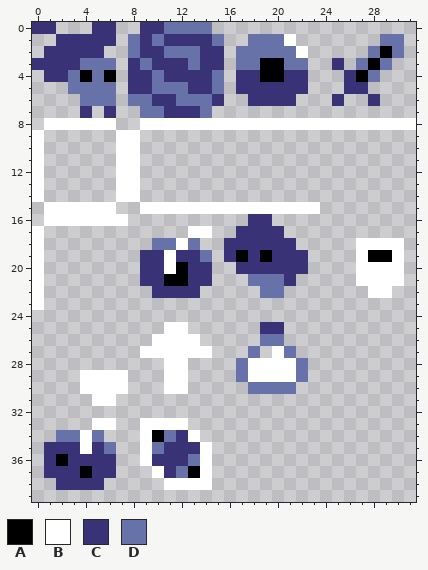
A pixel-art file gets an edit: Assets/sprites.ase. Above, as it was before the edit.
32x40 pixels, 1 frame.
Palette (. is transparent): A #000000  B #ffffff  C #3a3277  D #6772a9
Pixels before, first column x 0:
 0 CC...CC..CCDDDD.................
 1 ..CCCCC.DCDCCCCD..DDDB.......DD.
 2 .CCCCC..DCCDDDCC.DDDDDB.....DAD.
 3 CCCCDDD.CDCCCDCC.DDAADD..C.DAD..
 4 .CCDADA.CCDCCCCD.CCAACC...CAD...
 5 ...DDDD.CCDDDCCD.CCCCCC...CC....
 6 ....DDD.DDCCDDDC..CCCC...C..C...
 7 ....C.C..DDCCCD.................
 8 .BBBBBB..BBBBBBBBBBBBBBBBBBBBBBB
 9 B......BB.......................
10 B......BB.......................
11 B......BB.......................
12 B......BB.......................
13 B......BB.......................
14 B......BB.......................
15 .BBBBBB..BBBBBBBBBBBBBBB........
16 .BBBBBBB..........CC............
17 B............BB..CCCC...........
18 B.........DDBD..CCCCCC.....BBBB.
19 B........CCBCCD.CACACCC....BAAB.
20 B........CCBACC..CCCCCC....BBBB.
21 B........CCAACC...DDDC.....BBBB.
22 B.........CCCC.....DD.......BB..
23 B...............................
24 ................................
25 ...........BB......CC...........
26 ..........BBBB.....DD...........
27 .........BBBBBB...D.BD..........
28 ...........BB....DBBBBD.........
29 ....BBBB...BB....DBBBBD.........
30 ....BBBB...BB.....DDDD..........
31 .....BB.........................
32 ................................
33 .....BB..BBBB...................
34 ..DDBD...BADCB..................
35 .CCCBCD..BDCCCB.................
36 .CACCCC..BCCCDB.................
37 .CCCACC...BCDAB.................
38 ..CCCC.....BBBB.................
After the commit:
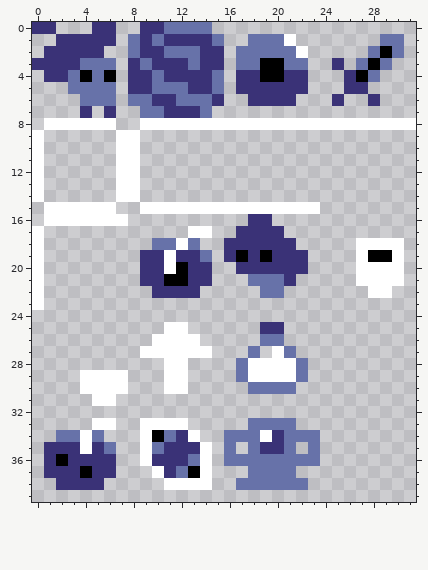
The exact change:
{"y":33,"x":18,"old":"....","new":"DDDD"}
{"y":34,"x":16,"old":"........","new":"DDDBCDDD"}
{"y":35,"x":16,"old":".","new":"D"}
{"y":35,"x":18,"old":"....","new":"DCCD"}
{"y":35,"x":23,"old":".","new":"D"}
{"y":36,"x":16,"old":"........","new":"DDDDDDDD"}
{"y":37,"x":18,"old":"....","new":"DDDD"}
{"y":38,"x":17,"old":"......","new":"DDDDDD"}
{"label":"added","picture_box":[224,418,320,490]}
